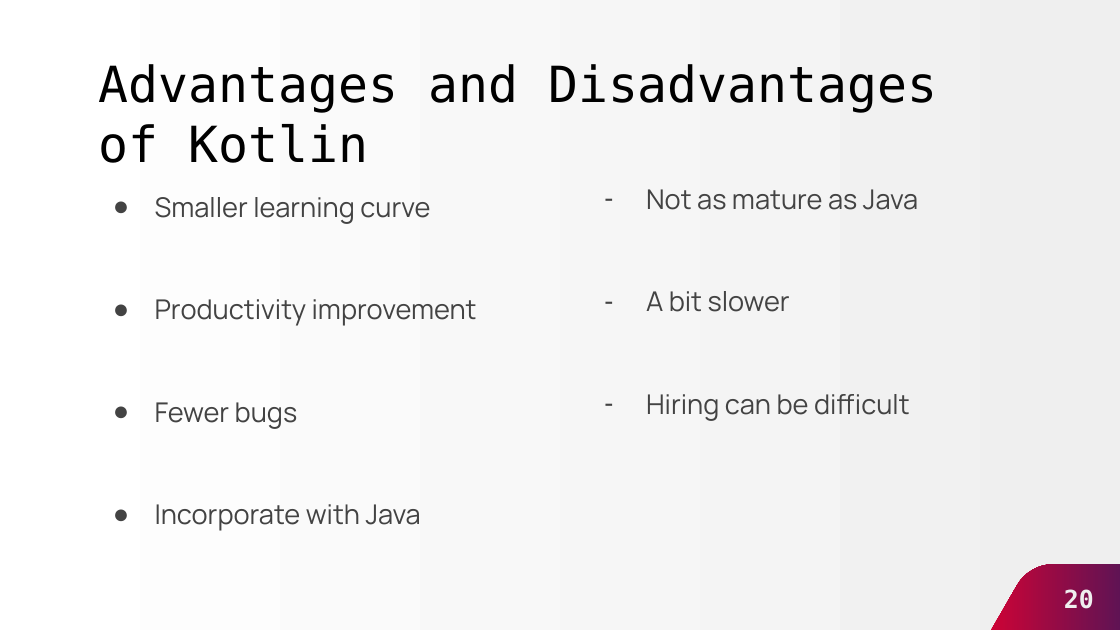
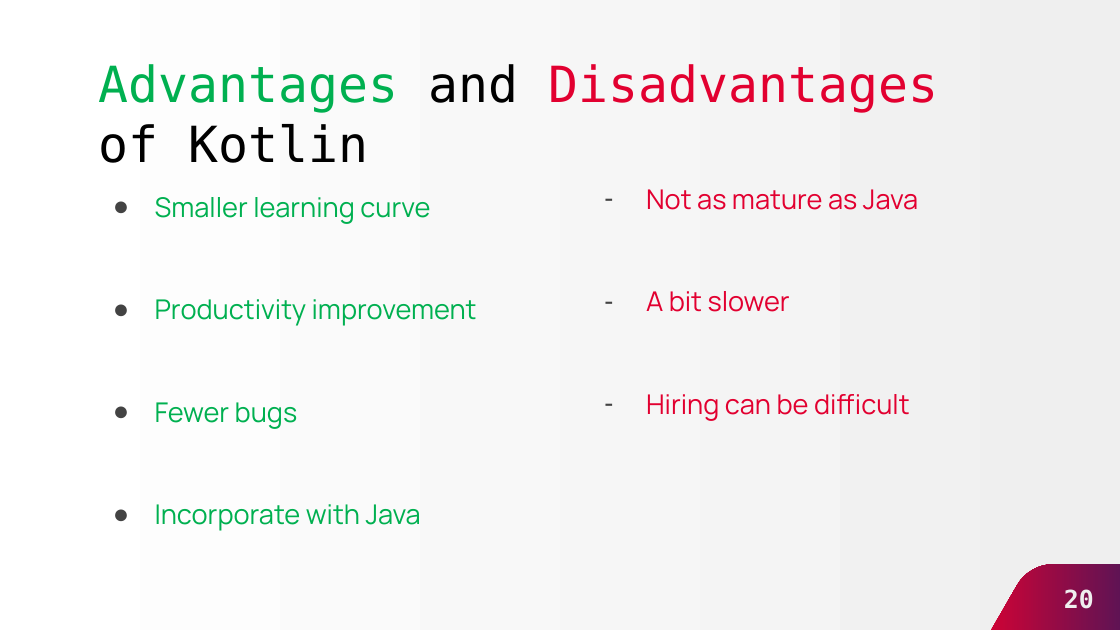
Before and after one commit to YannKamche/CEF-440-Internet-and-Mobile-Programming, a slide deck: slide 20 of Task 1/Mobile App Pitch Deck.pptx. Drawn at 1120x630 pixels with LibreOffice and Linux fonts; fonts in the diff are those of the drawing. Boxes give left, top, right and bottom in pixels: in the first picture for what was removed or moved away, otherwise in the second. Text is boxed around its words. In the diff, an @@ line names an element or a change of style, - is before the commit and + after.

```diff
--- a/Task 1/Mobile App Pitch Deck.pptx
+++ b/Task 1/Mobile App Pitch Deck.pptx
@@ title "Advantages and Disadvantages of Kotlin" at (x1=99, y1=64, x2=939, y2=163): text colour #000000 to #00B050 in "Advantages"; text colour #000000 to #E20030 in "Disadvantages" @@
@@ text "Smaller learning curve" at (x1=155, y1=197, x2=477, y2=531): text colour #434343 to #00B050 @@
@@ text "Not as mature as Java" at (x1=646, y1=189, x2=918, y2=421): text colour #434343 to #E20030 @@
```
Also in this commit, not shown: 15 other slides changed, 1 other file.
